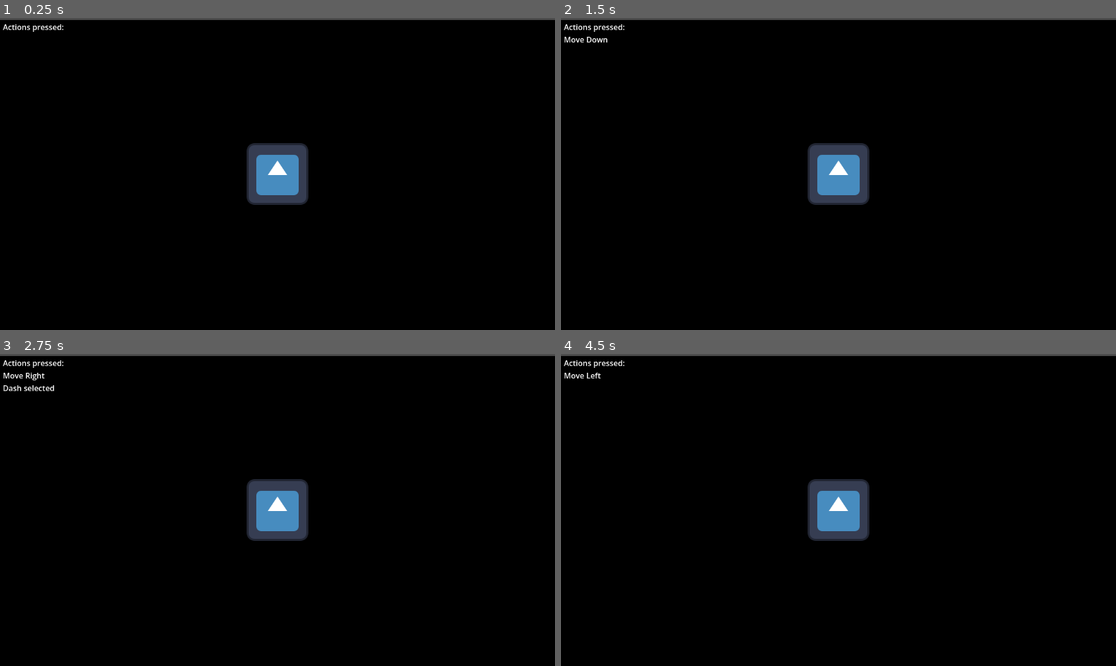
Above: before the commit, frames 1-4 (two rows, left to right).
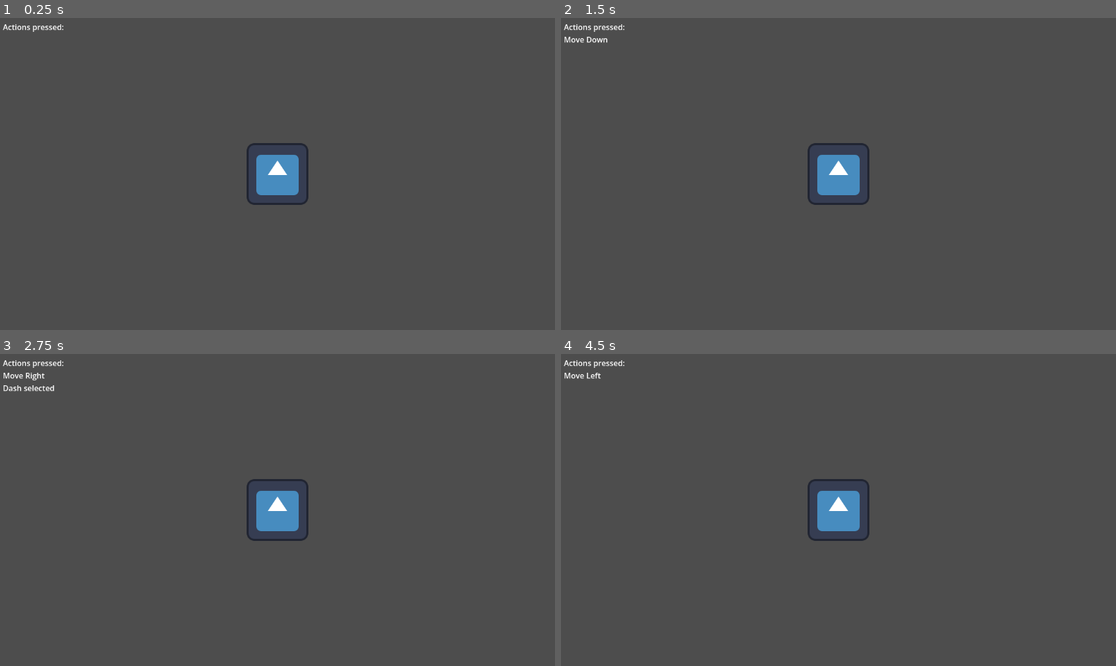
Above: after the commit, the same moments.

Repository: Rhyslan/GuitarBoard_Game
Game: Godot game, scene res://scenes/test/test.tscn
The game is run twice, just before and just after one commit, with the same random seed, the same clock (stepped at 60 frames per second) and the same inputs. The engine's default icon, where the game draws it, is replaced by a stand-in: a white triangle on a blue panel in a dark square.
Inputs:
- Up to frame 1 (0.25 s): no input
- Up to frame 2 (1.5 s): tap Enter at 0.5 s; hold D (Right) 0.53-1.28 s; hold Left (Attack) 0.53-1.28 s; tap Space (Jump) at 0.77, 1.07, 1.25 s; tap 2 (Beam) at 0.8, 1.35 s; hold S (Down) from 1.28 s (still down)
- Up to frame 3 (2.75 s): tap Space (Jump) at 1.52, 1.82 s; tap 4 (Dash) at 1.55 s; tap Enter at 2 s; release S (Down) at 2.03 s; hold D (Right) from 2.03 s (still down); hold 4 (Dash) from 2.03 s (still down); tap 1 (Gun) at 2.3 s
- Up to frame 4 (4.5 s): tap Space (Jump) at 2.75, 3.02, 3.32, 3.77, 4.07, 4.25 s; release D (Right) at 2.78 s; release 4 (Dash) at 2.78 s; hold W (Up) 2.78-3.53 s; tap 1 (Gun) at 2.85 s; tap 5 (Shield) at 3.05 s; tap Enter at 3.5 s; hold 5 (Shield) 3.53-4.28 s; hold A (Left) from 3.53 s (still down); tap 3 (Slash) at 3.8, 4.35 s; tap Shift (Reload) at 4.15 s

The runs differ from the first frame. In frame 1, 97% of the frame differs, in the area x 0-100%, y 0-100%; in frame 2, 97%; in frame 3, 97%; in frame 4, 97%.

Commit message:
Add gun and slash actions

Diff:
--- a/guitar-board/entities/enemies/mob.tscn
+++ b/guitar-board/entities/enemies/mob.tscn
@@ -8,7 +8,7 @@
 
 [sub_resource type="RectangleShape2D" id="RectangleShape2D_xapus"]
 
-[node name="Mob" type="CharacterBody2D" unique_id=409378065]
+[node name="Mob" type="CharacterBody2D" unique_id=409378065 groups=["mobs"]]
 platform_floor_layers = 4294901760
 script = ExtResource("1_d8mg4")
 
@@ -21,7 +21,7 @@
 position = Vector2(0, -16)
 shape = SubResource("RectangleShape2D_483dy")
 
-[node name="Area2D" type="Area2D" parent="." unique_id=823155647]
+[node name="Area2D" type="Area2D" parent="." unique_id=823155647 groups=["mobs"]]
 position = Vector2(2.9999924, 46.999996)
 scale = Vector2(-1.704392, 1.5044888)
 
--- /dev/null
+++ b/guitar-board/entities/player/bullet.gd
@@ -0,0 +1,12 @@
+extends Area2D
+
+@export var speed = 750
+
+func _physics_process(delta: float) -> void:
+	position -= transform.y * speed * delta
+
+
+func _on_body_entered(body: Node2D) -> void:
+	if body.is_in_group("mobs"):
+		body.queue_free()
+	#queue_free()
--- /dev/null
+++ b/guitar-board/entities/player/bullet.tscn
@@ -0,0 +1,20 @@
+[gd_scene format=3 uid="uid://bhmf7u255m5s6"]
+
+[ext_resource type="Script" uid="uid://ddmnlidojtchn" path="res://entities/player/bullet.gd" id="1_2qgwa"]
+[ext_resource type="Texture2D" uid="uid://bxb4828pdw3v" path="res://assets/bullet.png" id="2_leoqw"]
+
+[sub_resource type="RectangleShape2D" id="RectangleShape2D_uai0c"]
+size = Vector2(27, 31)
+
+[node name="Bullet" type="Area2D" unique_id=189824765]
+script = ExtResource("1_2qgwa")
+
+[node name="Sprite2D" type="Sprite2D" parent="." unique_id=329968743]
+scale = Vector2(0.2, 0.2)
+texture = ExtResource("2_leoqw")
+
+[node name="CollisionShape2D" type="CollisionShape2D" parent="." unique_id=123225681]
+position = Vector2(0.5, -1.5)
+shape = SubResource("RectangleShape2D_uai0c")
+
+[connection signal="body_entered" from="." to="." method="_on_body_entered"]
--- a/guitar-board/entities/player/player.gd
+++ b/guitar-board/entities/player/player.gd
@@ -1,9 +1,32 @@
 extends CharacterBody2D
 
 
+@export var Bullet : PackedScene
+
+# Movement
 @export var speed = 400.0
 @export var rot_speed = 5.0
 var rot_vel = 0
+
+# Actions
+var selectedActions = {
+	"gun": false,
+	"beam": false,
+	"slash": false,
+	"dash": false,
+	"shield": false
+}
+@export var gun_amount = 25
+@export var beam_amount = 50
+@export var beam_deplete_rate = 5
+@export var beam_refill_rate = 2
+@export var slash_cooldown = 5
+@export var dash_cooldown = 2
+@export var shield_amount = 20
+@export var shield_deplete_rate = 5
+@export var shield_refill_rate = 2
+
+@onready var slash_area = $Slash
 
 func get_input():
 	# Rotation
@@ -14,6 +37,61 @@
 	var input_dir = Input.get_vector("Left", "Right", "Up", "Down")
 	velocity = input_dir * speed
 
+	# Actions
+	selectedActions["gun"] = Input.is_action_pressed("Gun")
+	selectedActions["beam"] = Input.is_action_pressed("Beam")
+	selectedActions["slash"] = Input.is_action_pressed("Slash")
+	selectedActions["dash"] = Input.is_action_pressed("Dash")
+	selectedActions["shield"] = Input.is_action_pressed("Shield")
+	if Input.is_action_just_pressed("Jump"):
+		jump()
+	if Input.is_action_just_pressed("Reload"):
+		reload()
+
+	if Input.is_action_just_pressed("Attack"):
+		if selectedActions["gun"]:
+			gun()
+		if selectedActions["slash"]:
+			slash()
+		if selectedActions["dash"]:
+			dash()
+	if Input.is_action_pressed("Attack"):
+		if selectedActions["beam"]:
+			beam()
+		if selectedActions["shield"]:
+			shield()
+
+func jump():
+	print("jumped")
+
+
+func gun():
+	var b = Bullet.instantiate()
+	self.get_parent().add_child(b)
+	b.transform = $AttackSpawn.global_transform
+
+
+func beam():
+	print("holding beam")
+
+
+func slash():
+	slash_area.visible = true
+	get_tree().create_timer(0.1).timeout.connect(func(): slash_area.visible = false)
+
+
+
+func dash():
+	print("dashed")
+
+
+func shield():
+	print("holding shield")
+
+
+func reload():
+	print("Starting reload")
+
 
 func _physics_process(delta: float) -> void:
 	get_input()
--- a/guitar-board/entities/player/player.tscn
+++ b/guitar-board/entities/player/player.tscn
@@ -2,12 +2,19 @@
 
 [ext_resource type="Script" uid="uid://bnueex7p0hhet" path="res://entities/player/player.gd" id="1_abrql"]
 [ext_resource type="Texture2D" uid="uid://ia7x8qr8jrxi" path="res://icon.svg" id="1_symyc"]
+[ext_resource type="PackedScene" uid="uid://bhmf7u255m5s6" path="res://entities/player/bullet.tscn" id="2_sglur"]
+[ext_resource type="Texture2D" uid="uid://cdjqia8mk0pyc" path="res://assets/slash.png" id="4_bls4j"]
+[ext_resource type="Script" uid="uid://dxwbwlajqkn0t" path="res://entities/player/slash.gd" id="4_fkugw"]
 
 [sub_resource type="RectangleShape2D" id="RectangleShape2D_abrql"]
 size = Vector2(128, 128)
 
+[sub_resource type="RectangleShape2D" id="RectangleShape2D_fkugw"]
+size = Vector2(186, 71)
+
 [node name="Player" type="CharacterBody2D" unique_id=2057214509]
 script = ExtResource("1_abrql")
+Bullet = ExtResource("2_sglur")
 
 [node name="Sprite2D" type="Sprite2D" parent="." unique_id=1378449976]
 texture = ExtResource("1_symyc")
@@ -16,3 +23,22 @@
 shape = SubResource("RectangleShape2D_abrql")
 
 [node name="Camera2D" type="Camera2D" parent="." unique_id=1237259525]
+
+[node name="AttackSpawn" type="Marker2D" parent="." unique_id=896916255]
+position = Vector2(0, -77)
+
+[node name="Slash" type="Area2D" parent="." unique_id=716143964]
+visible = false
+script = ExtResource("4_fkugw")
+
+[node name="CollisionShape2D2" type="CollisionShape2D" parent="Slash" unique_id=1352162223]
+position = Vector2(0, -102)
+shape = SubResource("RectangleShape2D_fkugw")
+
+[node name="Sprite2D" type="Sprite2D" parent="Slash" unique_id=2118889548]
+modulate = Color(1, 1, 1, 0.53333336)
+position = Vector2(0, -143)
+texture = ExtResource("4_bls4j")
+
+[connection signal="body_entered" from="Slash" to="Slash" method="_on_body_entered"]
+[connection signal="body_exited" from="Slash" to="Slash" method="_on_body_exited"]
--- /dev/null
+++ b/guitar-board/entities/player/slash.gd
@@ -0,0 +1,19 @@
+extends Area2D
+
+
+var mobs = []
+
+
+func _on_body_entered(body: Node2D) -> void:
+	if body.is_in_group("mobs"):
+		mobs.append(body)
+
+func _physics_process(delta: float) -> void:
+	if visible and len(mobs) > 0:
+		for mob in mobs:
+			mob.queue_free()
+
+
+func _on_body_exited(body: Node2D) -> void:
+	if body.is_in_group("mobs"):
+		mobs.erase(body)
--- /dev/null
+++ b/guitar-board/new_shader.gdshader
@@ -0,0 +1,12 @@
+shader_type canvas_item;
+
+uniform sampler2D pattern: filter_linear, repeat_enable;
+uniform float size = 6.;
+uniform vec2 direction = vec2(-1.);
+uniform float speed = 1.;
+
+void fragment() {
+  COLOR = texture(pattern,
+    vec2(SCREEN_PIXEL_SIZE.y / SCREEN_PIXEL_SIZE.x, 1.) * SCREEN_UV * size +
+    direction * TIME * speed);
+}
--- a/guitar-board/project.godot
+++ b/guitar-board/project.godot
@@ -14,6 +14,10 @@
 run/main_scene="uid://bjg1onaionapo"
 config/features=PackedStringArray("4.6", "Forward Plus")
 config/icon="res://icon.svg"
+
+[global_group]
+
+mobs=""
 
 [input]
 
--- a/guitar-board/scenes/test/test.tscn
+++ b/guitar-board/scenes/test/test.tscn
@@ -16,6 +16,7 @@
 layer = -30
 
 [node name="ColorRect" type="ColorRect" parent="CanvasLayer2" unique_id=1070211585]
+visible = false
 offset_top = 4.0
 offset_right = 3120.0
 offset_bottom = 1706.0
Binary file added: guitar-board/assets/beam.png
Not shown, added: guitar-board/assets/beam.png.import
Binary file added: guitar-board/assets/bullet.png
Not shown, added: guitar-board/assets/bullet.png.import
Binary file added: guitar-board/assets/jump.png
Not shown, added: guitar-board/assets/jump.png.import
Binary file added: guitar-board/assets/shield.png
Not shown, added: guitar-board/assets/shield.png.import
Binary file added: guitar-board/assets/slash.png
Not shown, added: guitar-board/assets/slash.png.import
Not shown, added: guitar-board/entities/player/bullet.gd.uid
Not shown, added: guitar-board/entities/player/slash.gd.uid
(and 1 more such lines)
